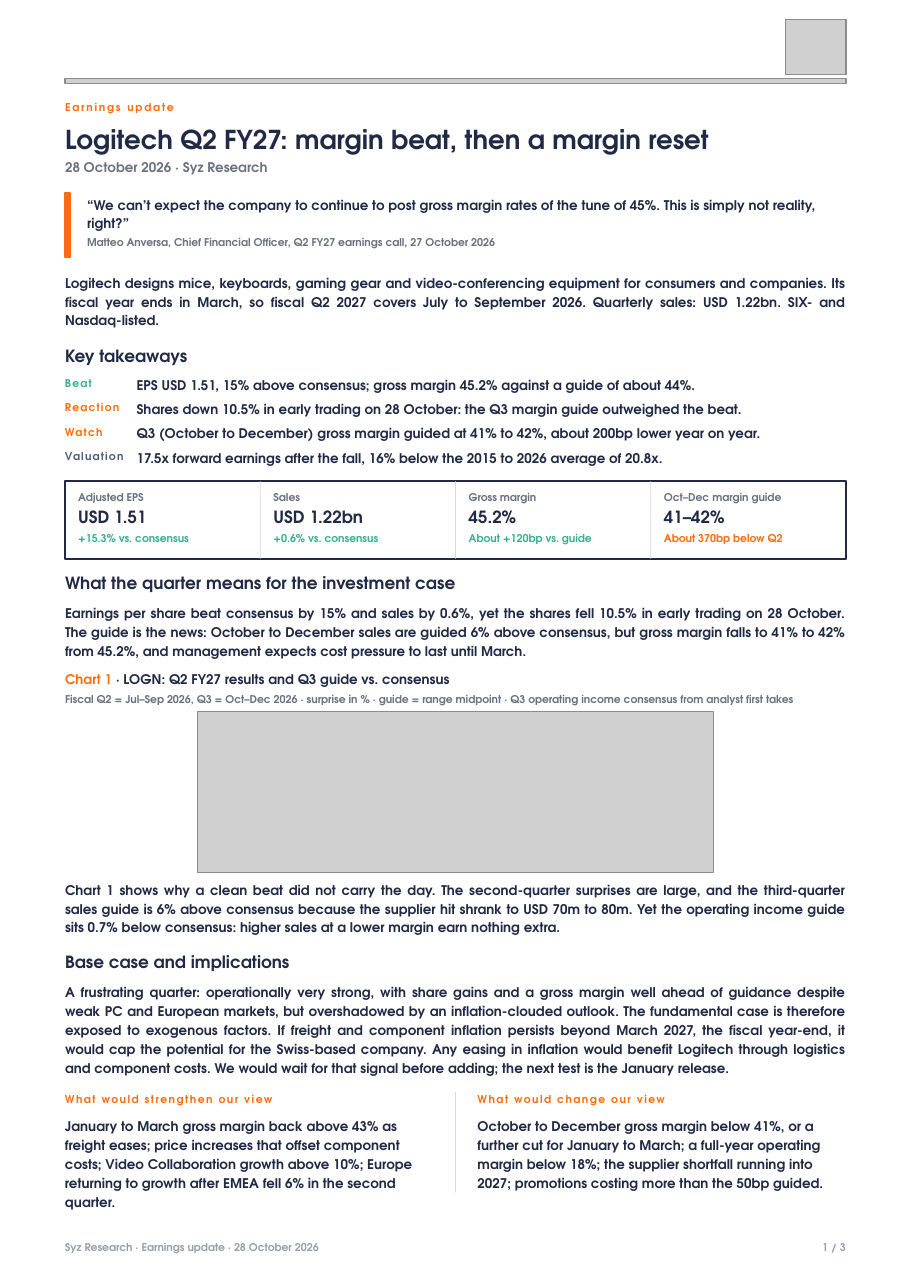
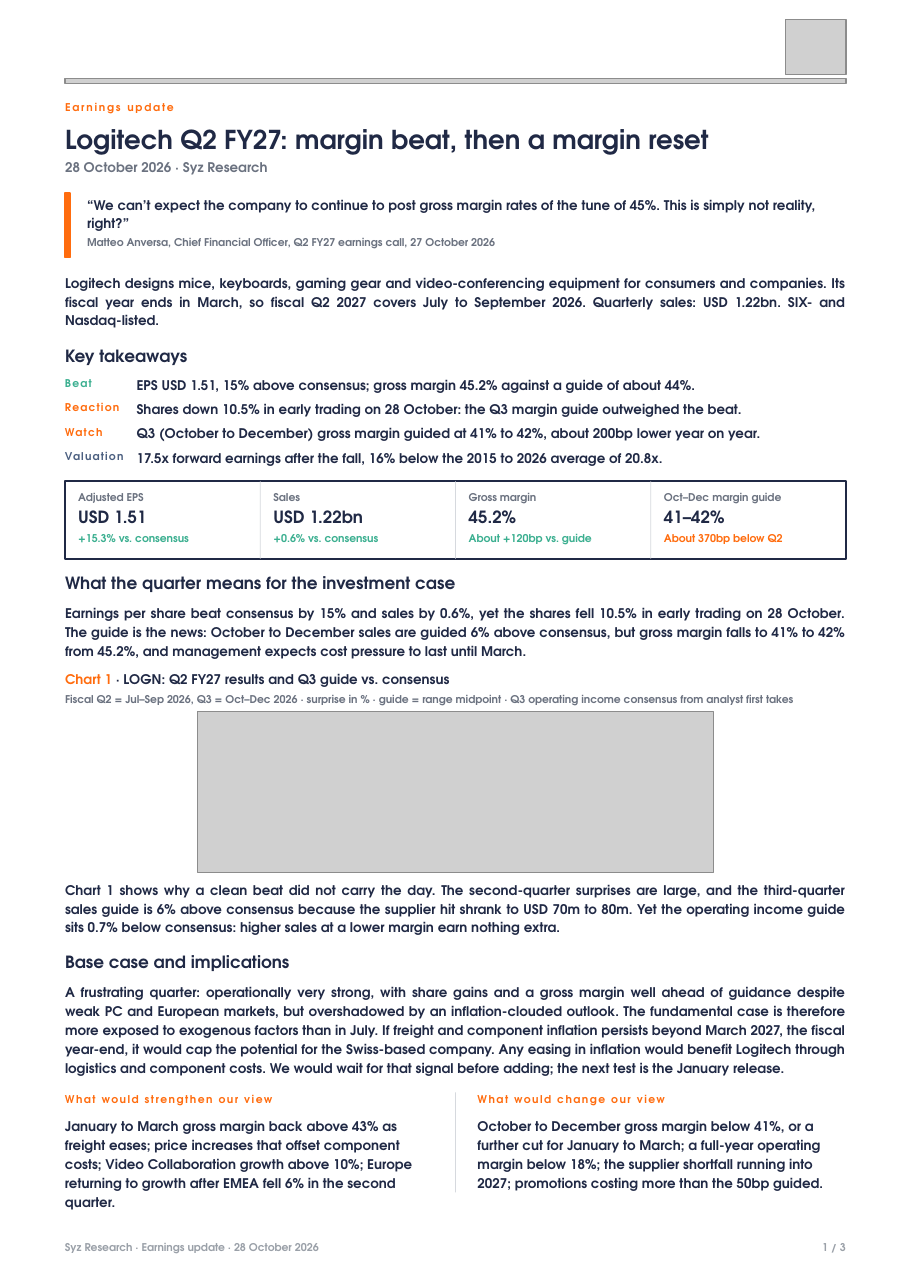
Before and after one commit to jb-db05/syz-earnings, a slide deck: slide 1 of reports/LOGN_Q2_FY27/Earnings_Update_LOGN_Q2FY27.pptx. Drawn at 911x1288 pixels with LibreOffice and Linux fonts; fonts in the diff are those of the drawing; grey boxes stand for pictures. Boxes give left, top, right and bottom in pixels: in the first picture for what was removed or moved away, otherwise in the second. Text is boxed around its words. In the diff, an @@ line names an element or a change of style, - is before the commit and + after.

```diff
--- a/reports/LOGN_Q2_FY27/Earnings_Update_LOGN_Q2FY27.pptx
+++ b/reports/LOGN_Q2_FY27/Earnings_Update_LOGN_Q2FY27.pptx
@@ text at <box>65,986,845,1076</box>: text changed @@
-A frustrating quarter: operationally very strong, with share gains and a gross margin well ahead of guidance despite weak PC and European markets, but overshadowed by an inflation-clouded outlook. The fundamental case is therefore exposed to exogenous factors. If freight and component inflation persists beyond March 2027, the fiscal year-end, it would cap the potential for the Swiss-based company. Any easing in inflation would benefit Logitech through logistics and component costs. We would wait for that signal before adding; the next test is the January release.
+A frustrating quarter: operationally very strong, with share gains and a gross margin well ahead of guidance despite weak PC and European markets, but overshadowed by an inflation-clouded outlook. The fundamental case is therefore more exposed to exogenous factors than in July. If freight and component inflation persists beyond March 2027, the fiscal year-end, it would cap the potential for the Swiss-based company. Any easing in inflation would benefit Logitech through logistics and component costs. We would wait for that signal before adding; the next test is the January release.
```
Also in this commit, not shown: 3 other files.
